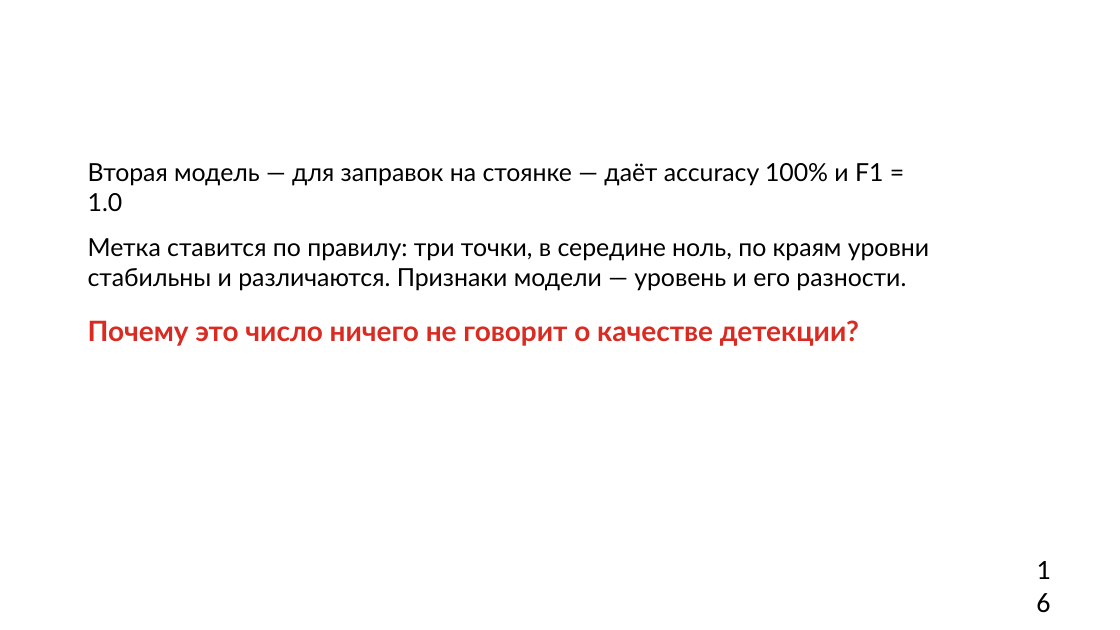
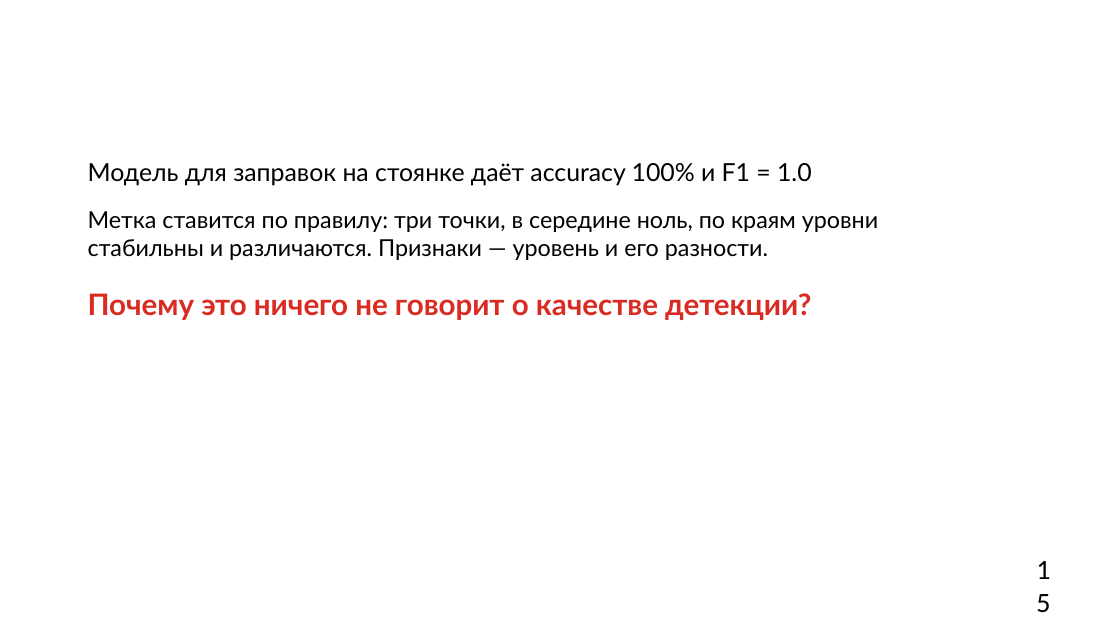
Before and after one commit to hehehelp123/fuel-refuel-lab, a slide deck: slide 15 of Лаба_заправки.pptx (slide 16 before the commit). Drawn at 1120x630 pixels with LibreOffice and Linux fonts; fonts in the diff are those of the drawing; background and template pictures are left out. Boxes give left, top, right and bottom in pixels: in the first picture for what was removed or moved away, otherwise in the second. Text is boxed around its words. In the diff, an @@ line names an element or a change of style, - is before the commit and + after.

```diff
--- a/Лаба_заправки.pptx
+++ b/Лаба_заправки.pptx
@@ text at box(88, 163, 878, 320): text changed; size 16 to 15 pt @@
-Вторая модель — для заправок на стоянке — даёт accuracy 100% и F1 = 1.0
-Метка ставится по правилу: три точки, в середине ноль, по краям уровни стабильны и различаются. Признаки модели — уровень и его разности.
-Почему это число ничего не говорит о качестве детекции?
+Модель для заправок на стоянке даёт accuracy 100% и F1 = 1.0
+Метка ставится по правилу: три точки, в середине ноль, по краям уровни стабильны и различаются. Признаки — уровень и его разности.
+Почему это ничего не говорит о качестве детекции?
```
Also in this commit, not shown: 12 other slides changed, 1 slide added, 2 slides removed, 10 other files.
